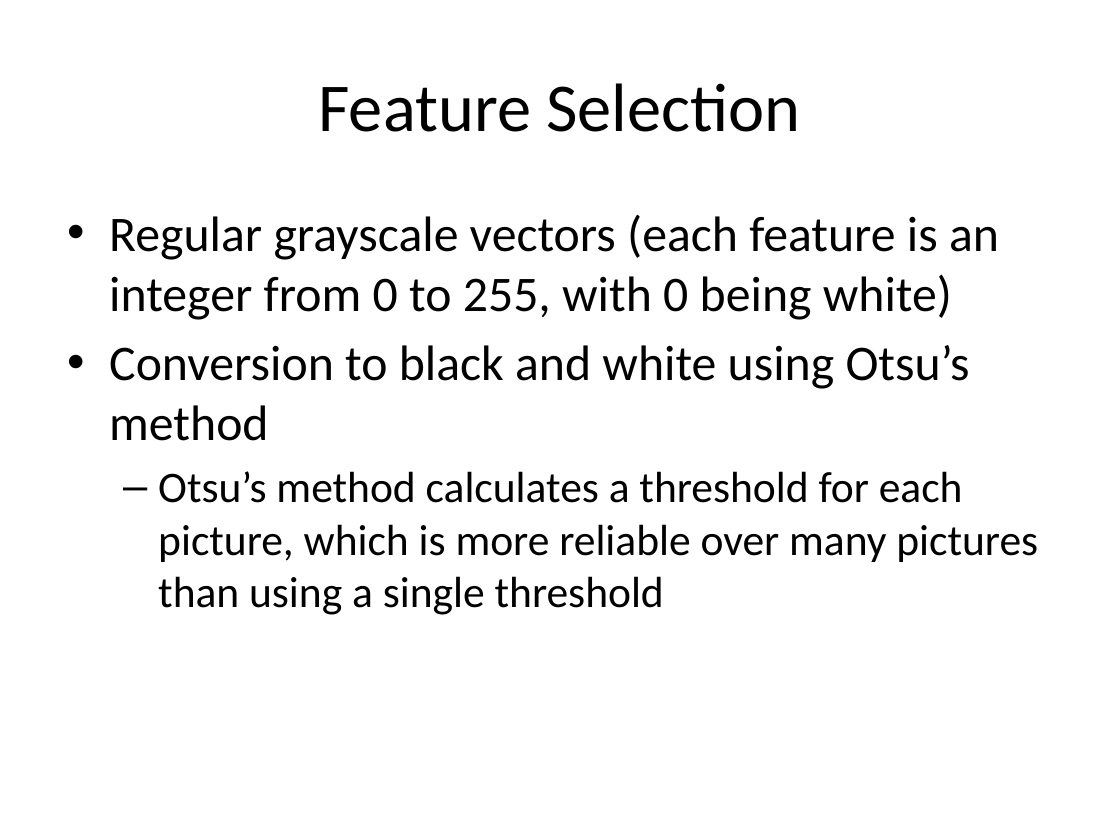
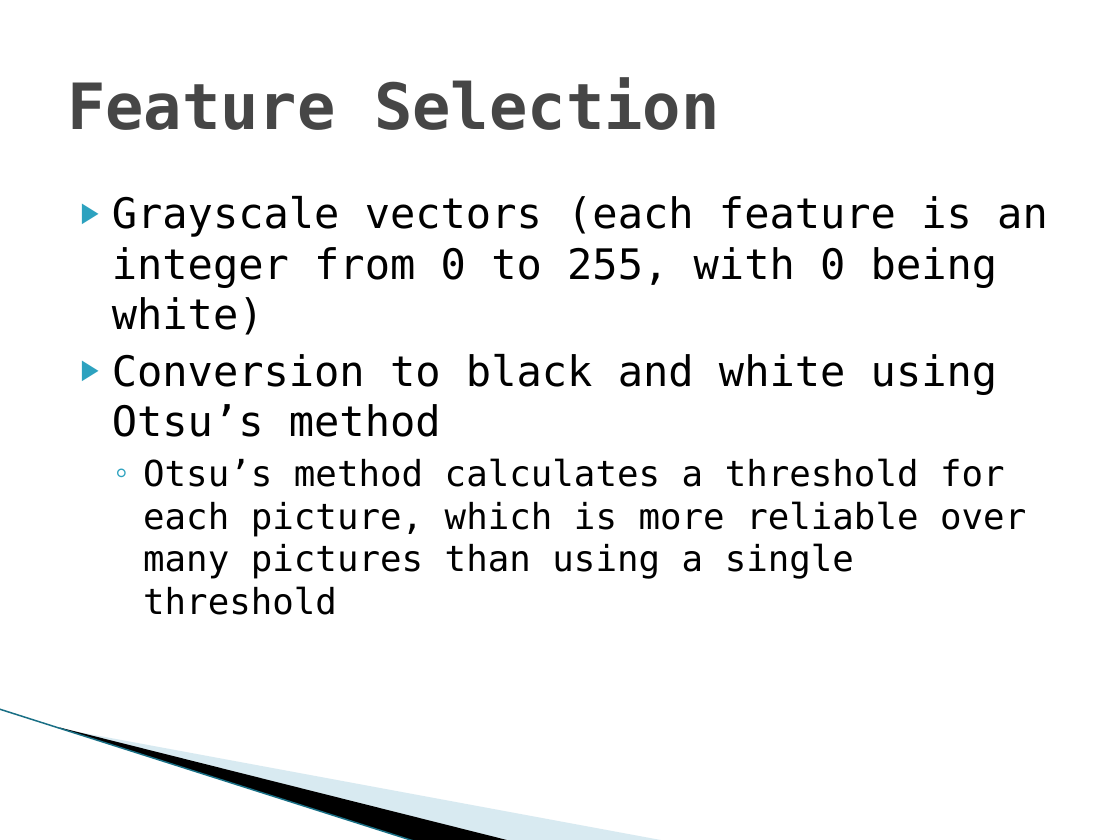
Before and after one commit to cheelan/Handwriting, a slide deck: slide 3 of Handwritten Digit Recognition.pptx. Drawn at 1120x840 pixels with LibreOffice and Linux fonts; fonts in the diff are those of the drawing; background and template pictures are left out. Boxes give left, top, right and bottom in pixels: in the first picture for what was removed or moved away, otherwise in the second. Text is boxed around its words. In the diff, an @@ line names an element or a change of style, - is before the commit and + after.

```diff
--- a/Handwritten Digit Recognition.pptx
+++ b/Handwritten Digit Recognition.pptx
@@ title "Feature Selection" at bbox=[67, 77, 719, 130]: size 44 to 41 pt, font Calibri to DejaVu Sans Mono, text colour #000000 to #464646, bold on; alignment centre to left @@
@@ text "Grayscale vectors (each feature is ...": place and size @@
-text "Grayscale vectors (each feature is ..." at bbox=[109, 215, 1038, 615]
+text "Grayscale vectors (each feature is ..." at bbox=[112, 196, 1048, 615]
@@ text at bbox=[112, 196, 1048, 335]: text changed; size 32 to 27 pt; font Calibri to DejaVu Sans Mono @@
-• Regular grayscale vectors (each feature is an integer from 0 to 255, with 0 being white)
+▶ Grayscale vectors (each feature is an integer from 0 to 255, with 0 being white)
@@ text at bbox=[112, 354, 1026, 615]: size 32 to 27 pt in "Conversion to black and white using Otsu’s ..."; font Calibri to DejaVu Sans Mono in "Conversion to black and white using Otsu’s ...", "Otsu’s method calculates a threshold for each ..."; size 28 to 23 pt in "Otsu’s method calculates a threshold for each ..."; bullet • to ▶; less space between paragraphs; bullet – to ◦ @@
@@ line added from (0, 709) to (416, 840), #97C5D8 0.95 pt @@
@@ freeform shape added at bbox=[59, 727, 512, 840], fill #000000 @@
@@ freeform shape added at bbox=[62, 728, 666, 840], fill #A0CBDC at 40% opacity @@
```
Also in this commit, not shown: 4 other slides changed, 4 slides added, 1 slide removed, 4 other files.
